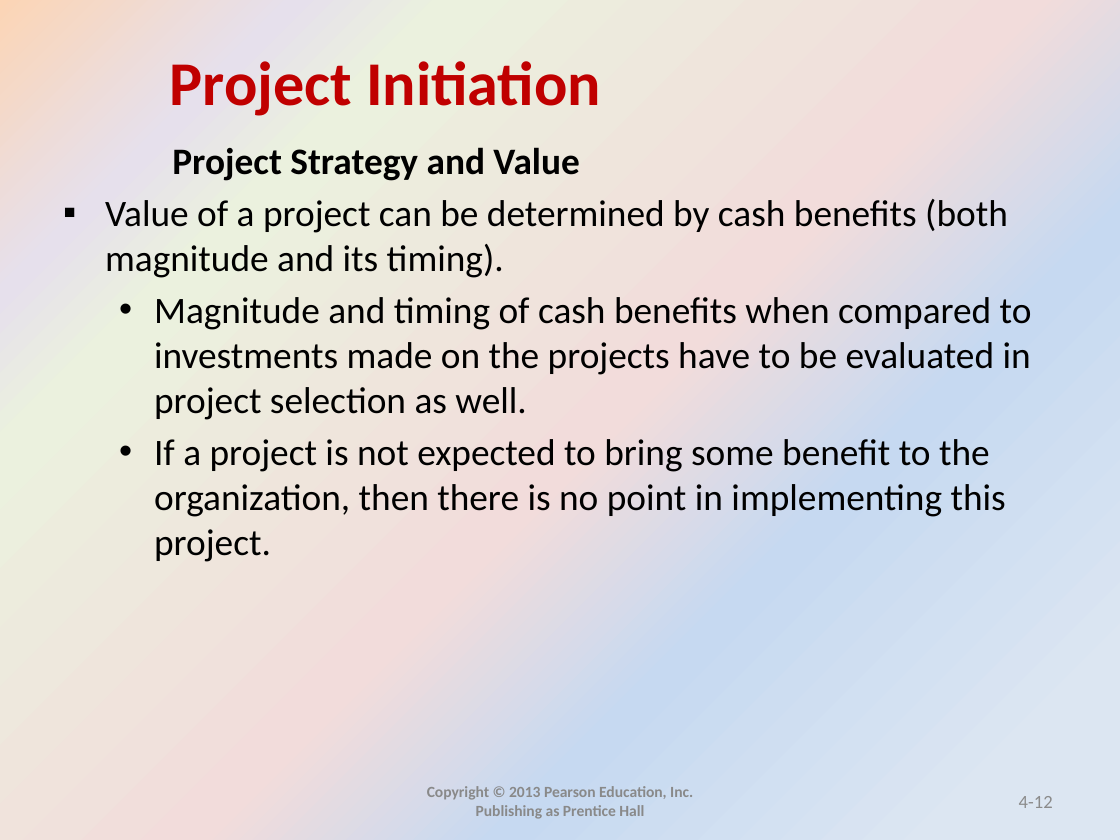
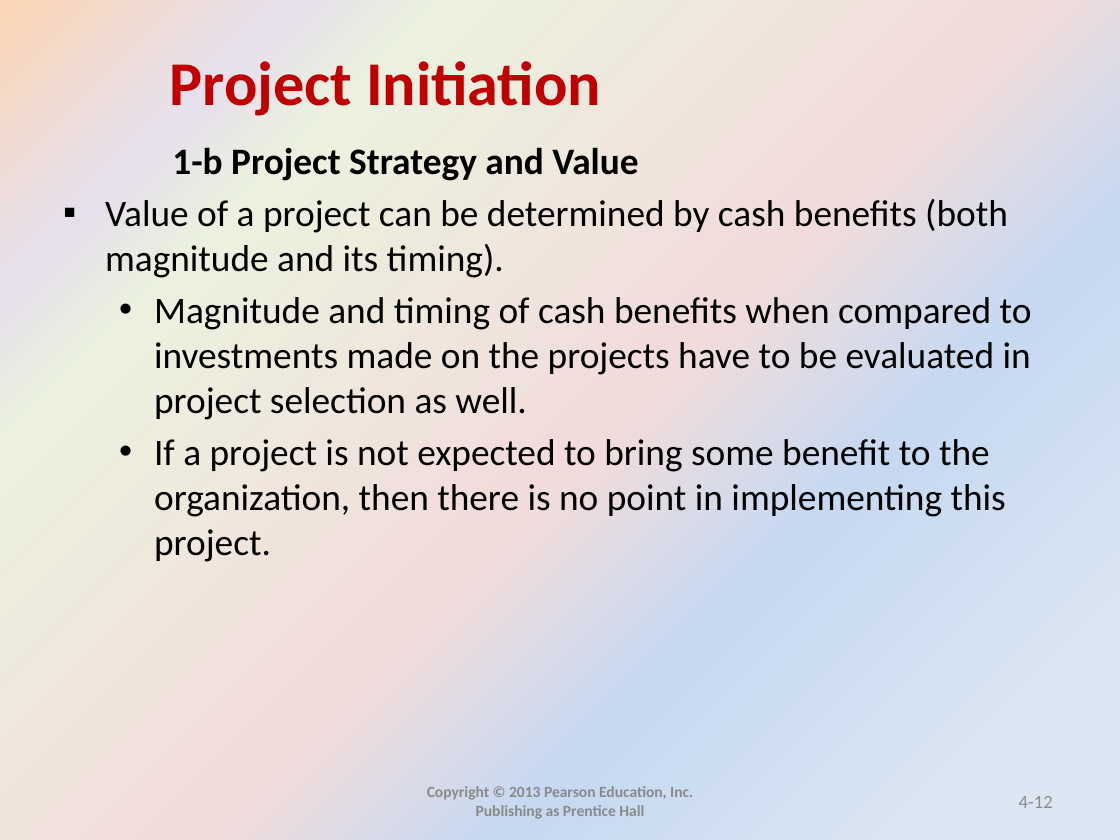
Before and after one commit to mohandesosama/is_project_management, a slide deck: slide 12 of IS-PM-Slides/04_project initiation.pptx. Drawn at 1120x840 pixels with LibreOffice and Linux fonts; fonts in the diff are those of the drawing. Boxes give left, top, right and bottom in pixels: in the first picture for what was removed or moved away, otherwise in the second. Text is boxed around its words. In the diff, an @@ line names an element or a change of style, - is before the commit and + after.

```diff
--- a/IS-PM-Slides/04_project initiation.pptx
+++ b/IS-PM-Slides/04_project initiation.pptx
@@ text at (x1=172, y1=147, x2=638, y2=181): text changed @@
-Project Strategy and Value
+1-b Project Strategy and Value
```
Also in this commit, not shown: 30 other slides changed, 8 slides removed.
